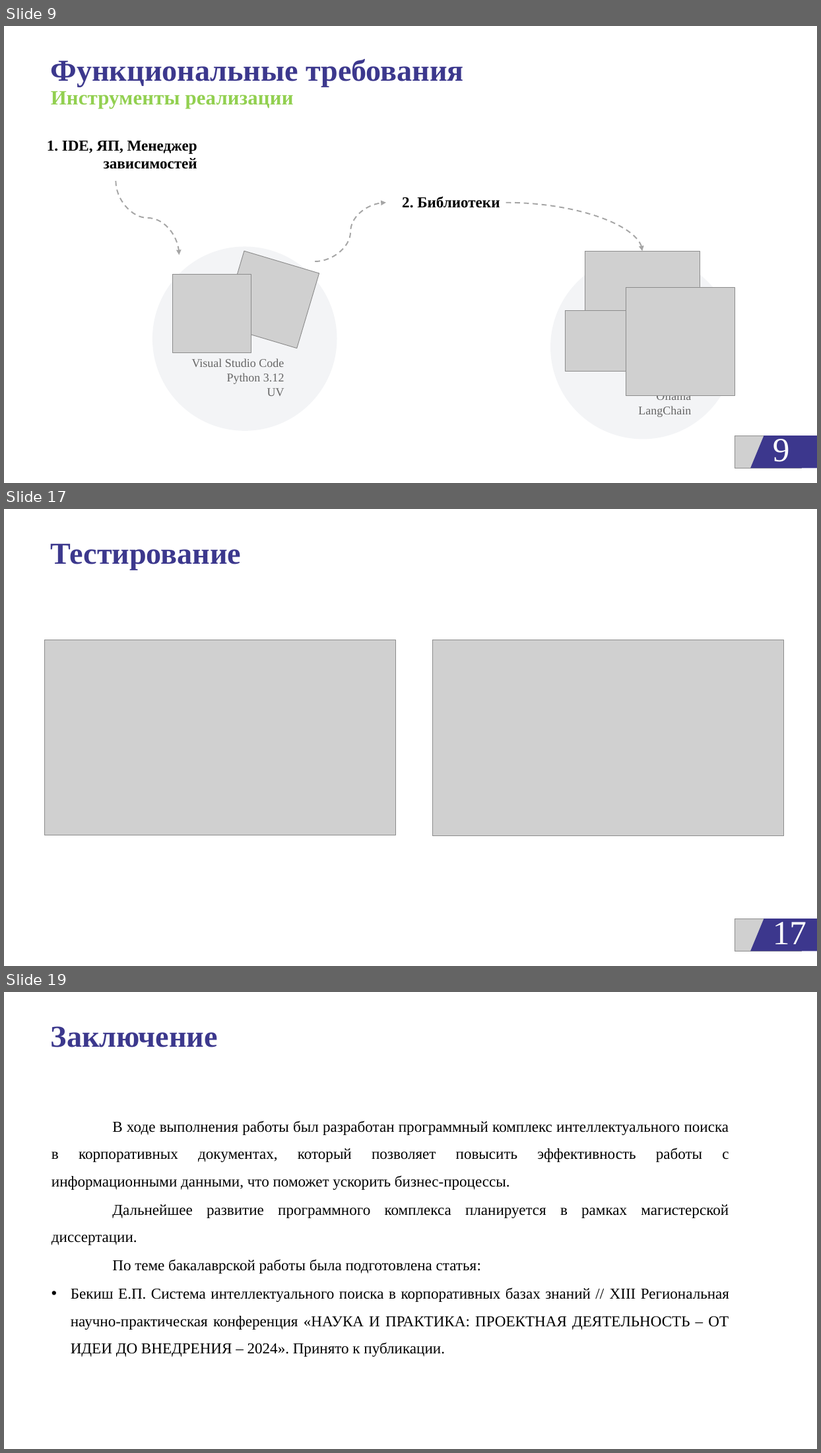
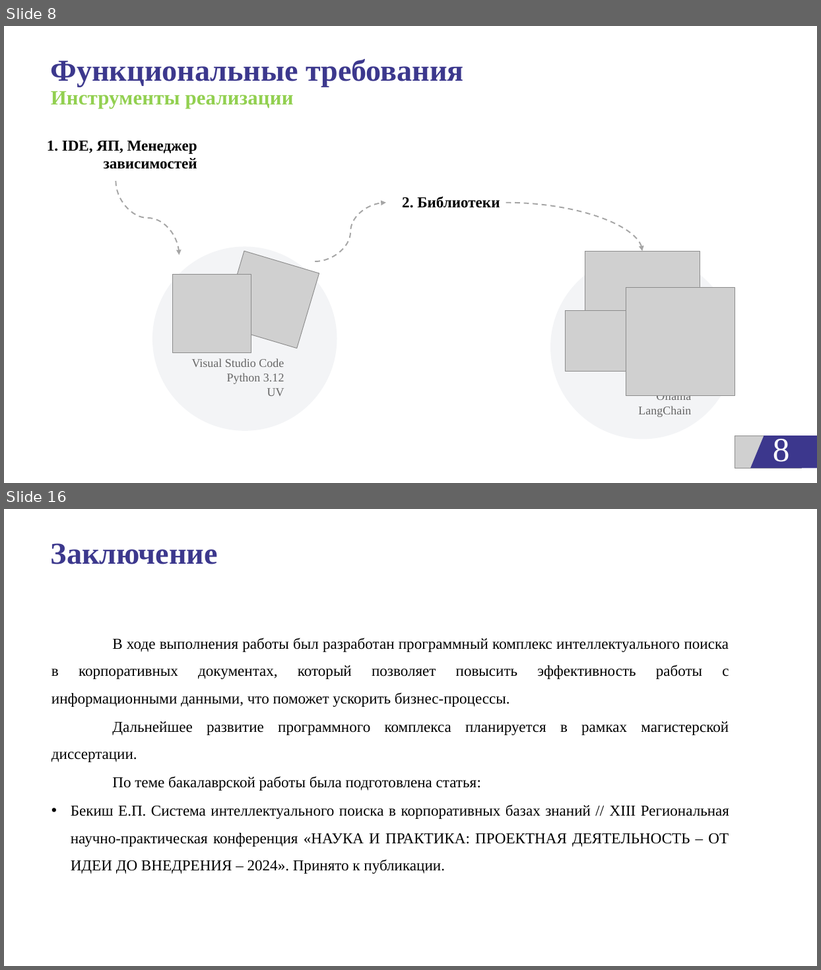
Before and after one commit to egorbeckish/Baccalaureate, a slide deck: 4 FOURTH COURSE/Semester 8/ДИПЛОМ/Отчеты/Презентация_Бекиш Е.П. 2025.pptx. Shown one above the other, each under a label of ours: slides 9, 17 and 19 before the commit, slides 8 and 16 after it; the slides between them are not shown. The pictures are 821x1453 and 821x970 pixels, drawn with LibreOffice and Linux fonts; fonts in the diff are those of the drawing; grey boxes stand for pictures; background and template pictures are left out. Boxes give left, top, right and bottom in pixels: in the first picture for what was removed or moved away, otherwise in the second. Text is boxed around its words. In the diff, an @@ line names an element or a change of style, - is before the commit and + after.

```diff
--- a/4 FOURTH COURSE/Semester 8/ДИПЛОМ/Отчеты/Презентация_Бекиш Е.П. 2025.pptx
+++ b/4 FOURTH COURSE/Semester 8/ДИПЛОМ/Отчеты/Презентация_Бекиш Е.П. 2025.pptx
@@ slide 17 removed at (x1=4, y1=509, x2=817, y2=966), background #FFFFFF @@
@@ title removed at (x1=51, y1=543, x2=242, y2=570) @@
-Тестирование
@@ picture removed at (x1=45, y1=640, x2=396, y2=835) @@
@@ picture removed at (x1=433, y1=640, x2=784, y2=836) @@
@@ picture removed at (x1=735, y1=919, x2=802, y2=951) @@
@@ freeform shape removed at (x1=750, y1=919, x2=817, y2=951) @@
@@ page number removed at (x1=773, y1=918, x2=807, y2=952) @@
-17
@@ what was slide 9 is now slide 8 @@
@@ page number at (x1=773, y1=435, x2=790, y2=469): text changed @@
-9
+8
@@ what was slide 19 is now slide 16 @@
```
Also in this commit, not shown: 13 slides changed, 2 other slides removed, 12 other files.
